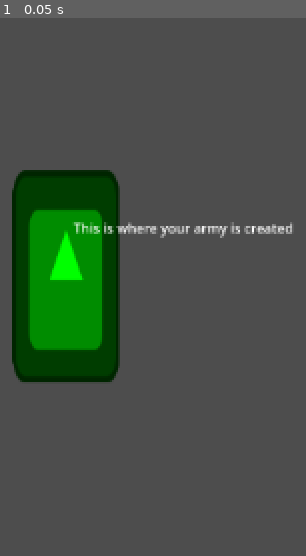
Above: before the commit, frame 1.
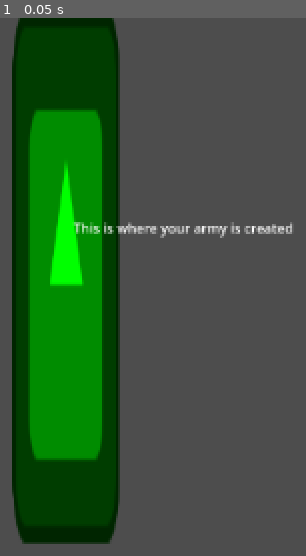
Above: after the commit, the same moment.

Repository: LorcanSmith/Armies
Game: Godot game, scene res://Prefabs/Managers/combat_manager.tscn
Two runs of this game, one before a commit and one after it. Both use one fixed random seed, a clock stepped at 60 frames per second and the inputs below. This scene is started directly instead of the project's main scene. The engine's default icon, where the game draws it, is replaced by a stand-in: a white triangle on a blue panel in a dark square.
Inputs:
- Up to frame 1 (0.05 s): no input

The runs differ from the first frame. In frame 1, 24% of the frame differs, in the area x 3-40%, y 0-98%.

Commit message:
Units now attack bases and will stop moving at the edge of the map

Diff:
--- a/Prefabs/Managers/headquarter.tscn
+++ b/Prefabs/Managers/headquarter.tscn
@@ -11,10 +11,11 @@
 script = ExtResource("1_2vm1v")
 
 [node name="Sprite2D" type="Sprite2D" parent="."]
-scale = Vector2(1, 2)
+scale = Vector2(1, 5)
 texture = ExtResource("1_fkx2v")
 
 [node name="Area2D" type="Area2D" parent="." groups=["headquarter"]]
+scale = Vector2(1, 2.5)
 
 [node name="CollisionShape2D" type="CollisionShape2D" parent="Area2D"]
 position = Vector2(-2, 0.5)
--- a/Scripts/Managers/combat_manager.gd
+++ b/Scripts/Managers/combat_manager.gd
@@ -88,16 +88,21 @@
 						if(grids[grid_number] == grid_reversed and unit.is_in_group("player")):
 							#Add this unit to the array as its still alive
 							player_army.append(unit)
-							#Find the spot which we wish to move to
-							unit_space_to_move = grid_reversed[x-1][y]
+							#If the unit is not at the edge of the map
+							if(x > 0):
+								#Find the spot which we wish to move to
+								unit_space_to_move = grid_reversed[x-1][y]
 						#If its an enemy unit, move in a backwards direction
 						elif(grids[grid_number] == grid_forward and unit.is_in_group("enemy")):
 							#Add this unit to the array as its still alive
 							enemy_army.append(unit)
-							#Find the spot which we wish to move to
-							unit_space_to_move = grid_forward[x-1][y]
+							#If the unit is not at the edge of the map
+							if(x > 0):
+								#Find the spot which we wish to move to
+								unit_space_to_move = grid_forward[x-1][y]
 						#If the grid in front of the unit is empty, then we can move there
 						if(unit_space_to_move and unit_space_to_move.is_empty):
+							print(x, grid_forward[x].size())
 							#Tell the current tile the unit is on that the unit is moving off it
 							unit.get_parent().units_on_tile = []
 							#Set the current tile to be empty so other units can move here
--- a/Scripts/Units/unit.gd
+++ b/Scripts/Units/unit.gd
@@ -30,15 +30,16 @@
 
 #Moves the unit in a desired direction and distance
 func move():
-	#The unit has moved this turn
-	moved = true
-	#Set the parent to be the new tile
-	reparent(tile_to_move_to)
-	#Tell the new tile that this unit is now on it
-	tile_to_move_to.unit_placed_on(self)
-	#Set the units position to the new tile (units' parent)
-	self.position = Vector2(0,0)
-	print("MOVED")
+	if(enemies_in_range == 0):
+		#The unit has moved this turn
+		moved = true
+		#Set the parent to be the new tile
+		reparent(tile_to_move_to)
+		#Tell the new tile that this unit is now on it
+		tile_to_move_to.unit_placed_on(self)
+		#Set the units position to the new tile (units' parent)
+		self.position = Vector2(0,0)
+		print("MOVED")
 
 func skill():
 	moved = false
@@ -84,6 +85,8 @@
 
 #Called when the unit is destroyed
 func destroy_unit():
+	#Tells parent to remove this unit from its list of units on it
+	get_parent().units_on_tile.erase(self)
 	queue_free()
 
 func _on_skill_area_2d_area_entered(area: Area2D) -> void:
@@ -92,7 +95,6 @@
 		enemies_in_range += 1
 	elif(self.is_in_group("enemy") and area.get_parent().is_in_group("player")):
 		enemies_in_range += 1
-
 func _on_skill_area_2d_area_exited(area: Area2D) -> void:
 	#If the area on our skill location is a unit of the opposite type and it is no longer in range
 	if(self.is_in_group("player") and area.get_parent().is_in_group("enemey")):
